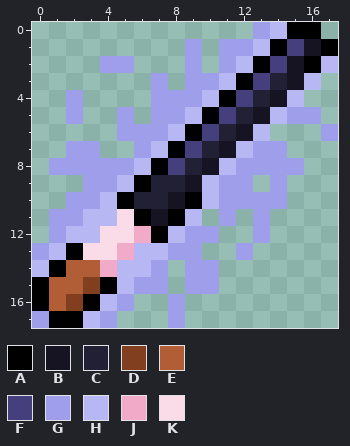
Pixel-art sprite -- res/objects/sakura_katana.png. The picture above is the old version.
The file is 18x18 pixels.
Palette (. is transparent): A #000000  B #161423  C #222034  D #813f1f  E #b15d35  F #453f7e  G #9e9eea  H #b7b7f4  J #f2aac9  K #fadce9
Pixels before, first column x 0:
 0 .............GHAA.
 1 .........G.GGHAFBA
 2 ....GG...G.GHAFBAH
 3 .......G.GGHAFCBH.
 4 ..G....GGGHAFCBH..
 5 ..G..G.GGHAFCBHGG.
 6 .....GGGHAFCBH...G
 7 ..GG..GHAFCBHGG...
 8 .GGGGGHAFCBHGGGG..
 9 ...GGHACCBHGG.G...
10 ..GGHACCBAHGGGG...
11 .GGHHKABAH.G.G....
12 .GHHKKJAHGG..G....
13 GHAKKJHHGG..G.....
14 HAEEJHHG.GG.......
15 AEEDAHGG.GG.......
16 AEDAHG..G.........
17 GAAHG...G.........
The result:
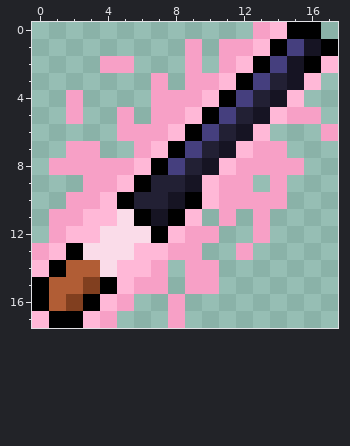
Difference:
colour G: #9e9eea -> #f7a0c6
colour H: #b7b7f4 -> #ffb8d7
Changed rows in their new state; - is a pixel that keeps its letter.
first column x 0:
12 ------K
13 -----K-
14 ----K--
17 H------
